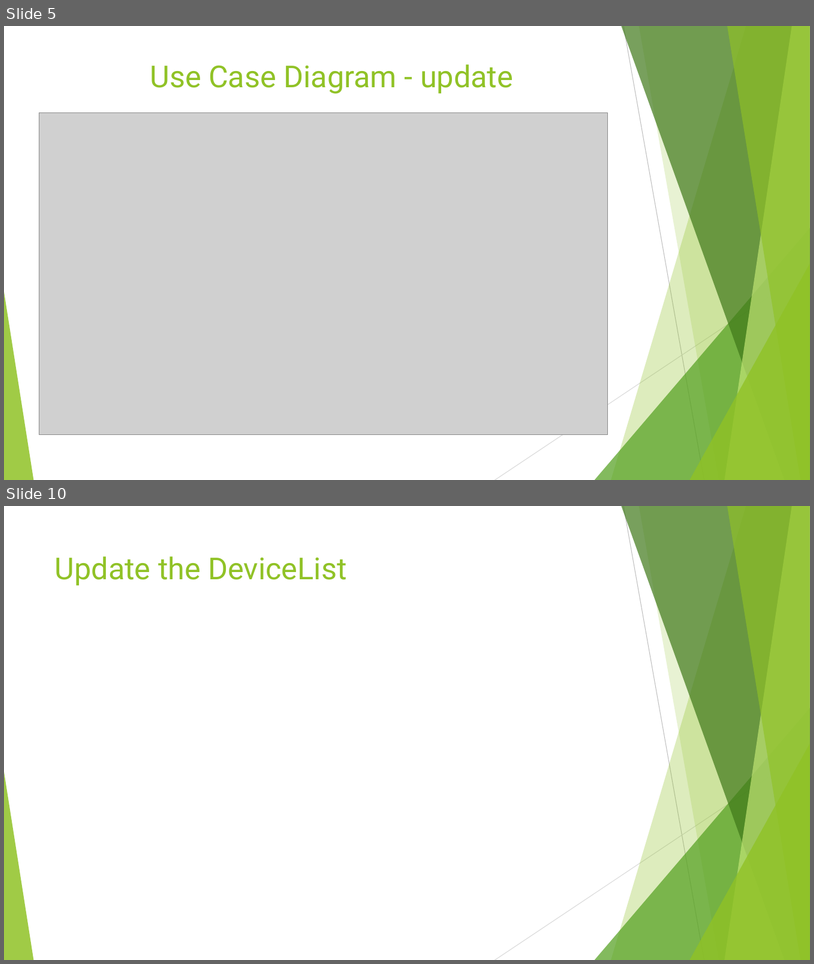
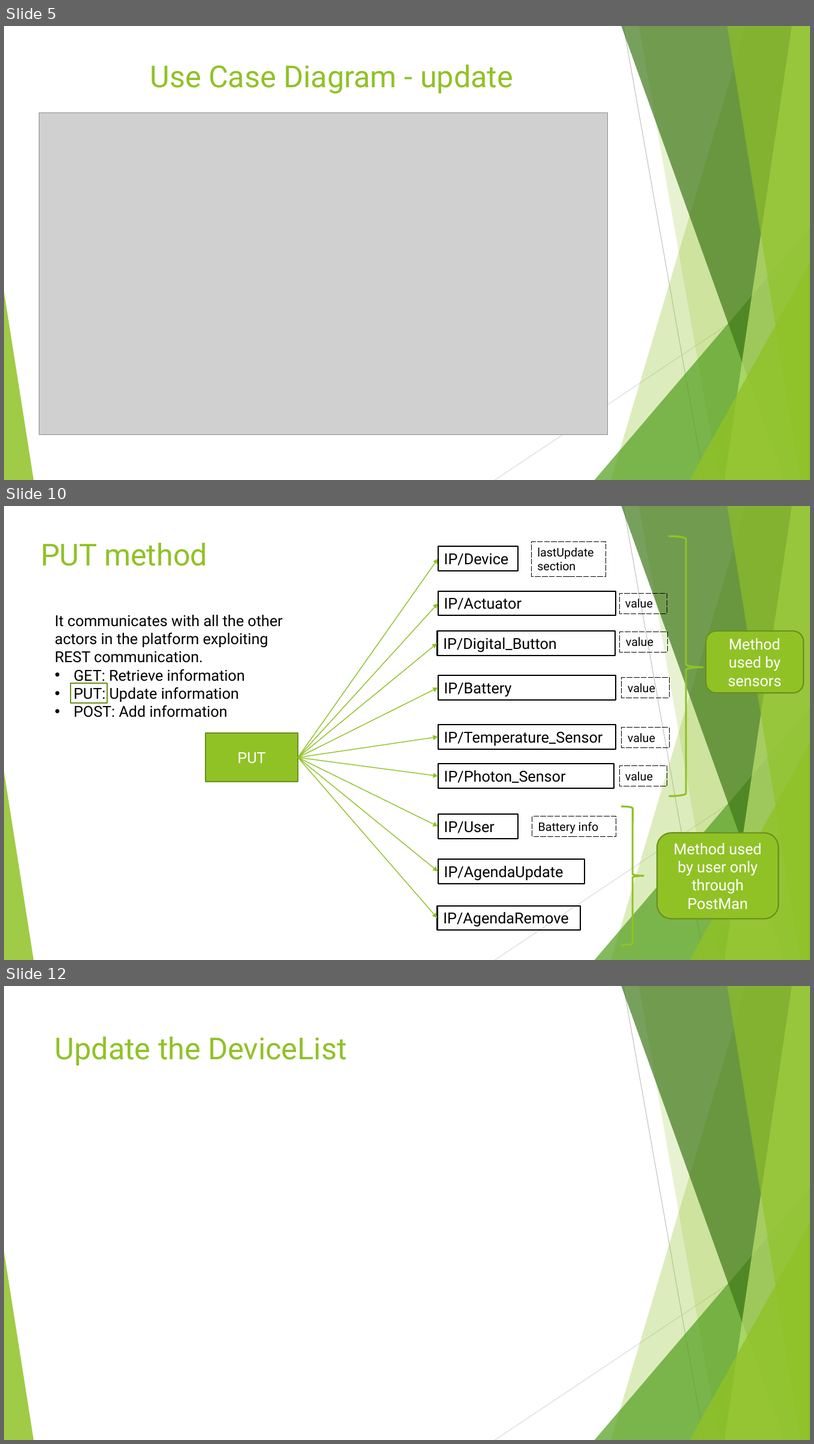
Before and after one commit to annageraci/Battery_Charger_Smart, a slide deck: Materiale Extra/Presentazione del progetto .pptx. Shown one above the other, each under a label of ours: slides 5 and 10 before the commit, slides 5, 10 and 12 after it; the slides between them are not shown. The pictures are 814x964 and 814x1444 pixels, drawn with LibreOffice and Linux fonts; fonts in the diff are those of the drawing; grey boxes stand for pictures. Boxes give left, top, right and bottom in pixels: in the first picture for what was removed or moved away, otherwise in the second. Text is boxed around its words. In the diff, an @@ line names an element or a change of style, - is before the commit and + after.

```diff
--- a/Materiale Extra/Presentazione del progetto .pptx
+++ b/Materiale Extra/Presentazione del progetto .pptx
@@ slide 10 added at (4,506,810,960), background #FFFFFF; not listed: 10 template elements that a slide beside it also shows @@
@@ rectangle added at (531,541,606,576), outline #000000 0.75 pt dashed, 14 pt, text #000000 @@
+lastUpdate section
@@ right brace added at (669,536,703,796), outline #90C226 2.25 pt @@
@@ title added at (41,543,207,566), 36 pt, text #90C226 @@
+PUT method
@@ arrow added from (298, 757) to (438, 559), #90C226 1 pt @@
@@ rectangle added at (438,547,518,571), outline #000000 1.5 pt, 18 pt, text #000000 @@
+IP/Device
@@ rectangle added at (438,591,616,615), outline #000000 1.5 pt, 18 pt, text #000000 @@
+IP/Actuator
@@ rectangle added at (620,593,668,613), outline #000000 0.75 pt dashed, 14 pt, text #000000 @@
+value
@@ arrow added from (298, 757) to (438, 603), #90C226 1 pt @@
@@ text added at (55,615,282,717), 18 pt, text #000000 @@
+It communicates with all the other actors in the platform exploiting REST communication.
+• GET: Retrieve information
+• PUT: Update information
+• POST: Add information
@@ rectangle added at (438,631,615,655), outline #000000 1.5 pt, 18 pt, text #000000 @@
+IP/Digital_Button
@@ rounded rectangle added at (707,631,804,693), fill #90C226, outline #6B901C 1.5 pt, 18 pt, text #FFFFFF @@
+Method used by sensors
@@ arrow added from (298, 757) to (438, 643), #90C226 1 pt @@
@@ rectangle added at (620,632,668,652), outline #000000 0.75 pt dashed, 14 pt, text #000000 @@
+value
@@ rectangle added at (71,682,107,703), outline #6B901C 1.5 pt @@
@@ rectangle added at (438,675,616,700), outline #000000 1.5 pt, 18 pt, text #000000 @@
+IP/Battery
@@ rectangle added at (622,677,670,698), outline #000000 0.75 pt dashed, 14 pt, text #000000 @@
+value
@@ arrow added from (298, 757) to (438, 687), #90C226 1 pt @@
@@ rectangle added at (206,733,298,782), fill #90C226, outline #6B901C 1.5 pt, 18 pt, text #FFFFFF @@
+PUT
@@ arrow added from (298, 757) to (438, 736), #90C226 1 pt @@
@@ rectangle added at (438,724,616,748), outline #000000 1.5 pt, 18 pt, text #000000 @@
+IP/Temperature_Sensor
@@ rectangle added at (622,727,670,748), outline #000000 0.75 pt dashed, 14 pt, text #000000 @@
+value
@@ arrow added from (298, 757) to (438, 826), #90C226 1 pt @@
@@ arrow added from (298, 757) to (438, 776), #90C226 1 pt @@
@@ arrow added from (298, 757) to (438, 871), #90C226 1 pt @@
@@ arrow added from (298, 757) to (438, 918), #90C226 1 pt @@
@@ rectangle added at (438,764,614,788), outline #000000 1.5 pt, 18 pt, text #000000 @@
+IP/Photon_Sensor
@@ rectangle added at (620,766,668,786), outline #000000 0.75 pt dashed, 14 pt, text #000000 @@
+value
@@ right brace added at (622,806,644,945), outline #90C226 2.25 pt @@
@@ rectangle added at (438,814,518,838), outline #000000 1.5 pt, 18 pt, text #000000 @@
+IP/User
@@ rectangle added at (533,816,616,837), outline #000000 0.75 pt dashed, 14 pt, text #000000 @@
+Battery info
@@ rounded rectangle added at (657,832,779,919), fill #90C226, outline #6B901C 1.5 pt, 18 pt, text #FFFFFF @@
+Method used by user only through PostMan
@@ rectangle added at (438,859,585,883), outline #000000 1.5 pt, 18 pt, text #000000 @@
+IP/AgendaUpdate
@@ rectangle added at (438,906,581,930), outline #000000 1.5 pt, 18 pt, text #000000 @@
+IP/AgendaRemove
@@ what was slide 10 is now slide 12 @@
```
Also in this commit, not shown: 1 slide changed, 5 other slides added, 4 slides removed, 1 other file.
